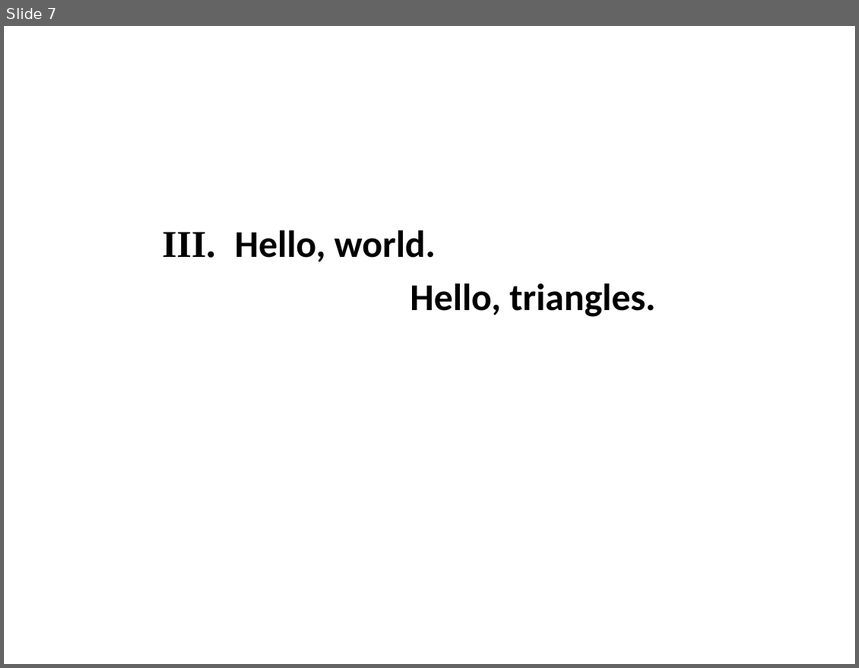
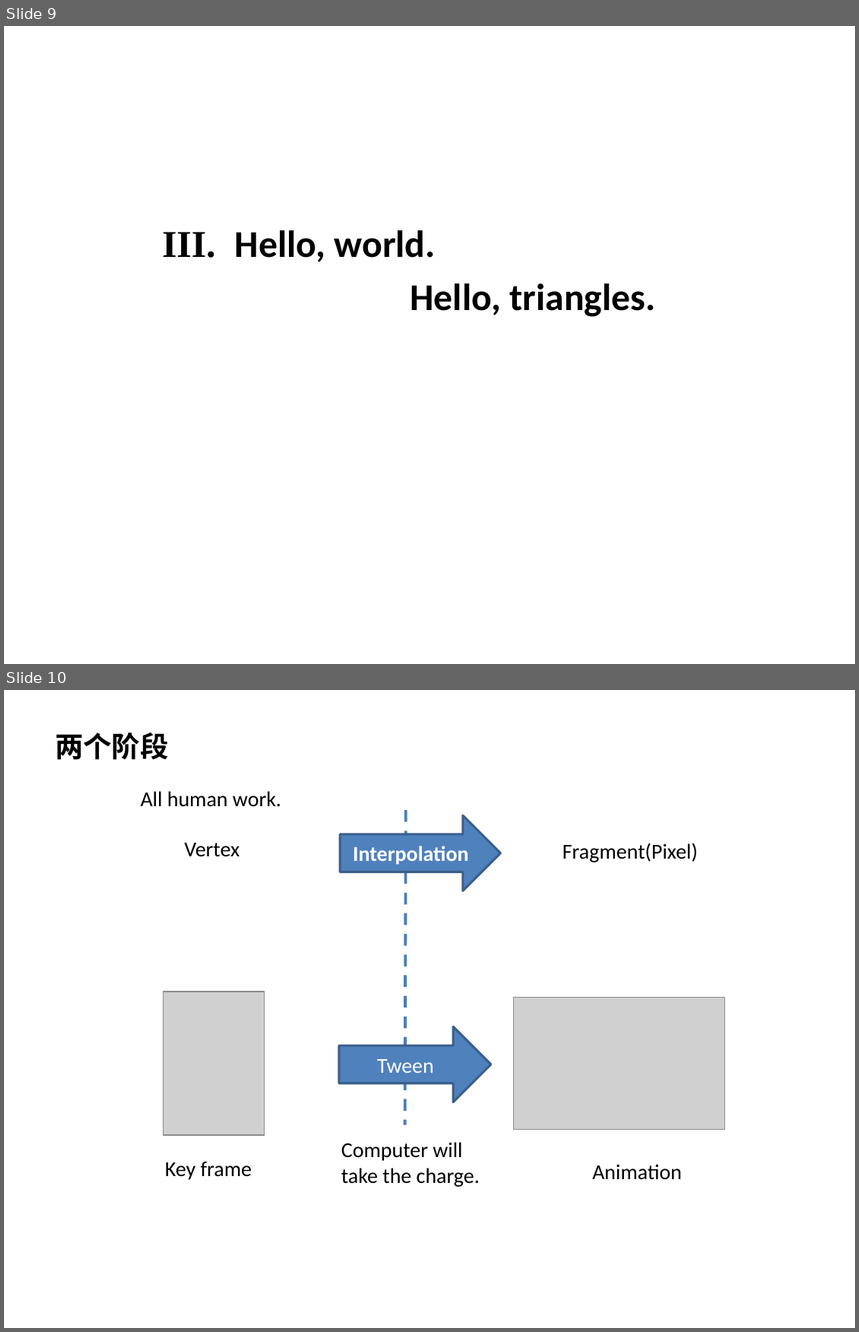
Before and after one commit to xiangaodielian/molehill-lab, a slide deck: notes/演示文稿1.pptx. Shown one above the other, each under a label of ours: slide 7 before the commit, slides 9 and 10 after it. The pictures are 859x668 and 859x1332 pixels, drawn with LibreOffice and Linux fonts; fonts in the diff are those of the drawing; grey boxes stand for pictures; background and template pictures are left out. Boxes give left, top, right and bottom in pixels: in the first picture for what was removed or moved away, otherwise in the second. Text is boxed around its words. In the diff, an @@ line names an element or a change of style, - is before the commit and + after.

```diff
--- a/notes/演示文稿1.pptx
+++ b/notes/演示文稿1.pptx
@@ slide 10 added at bbox=[4, 690, 855, 1328], background picture (left out) @@
@@ text added at bbox=[55, 733, 168, 760], 24 pt, text #000000, bold @@
+两个阶段
@@ text added at bbox=[141, 791, 281, 807], 18 pt, text #000000 @@
+All human work.
@@ right arrow added at bbox=[340, 815, 501, 891], fill #4F81BD, outline #3A5F8C 2 pt, 18 pt, text #FFFFFF, bold @@
+Interpolation
@@ line added from (406, 810) to (405, 1125), #4B7EBC 2.5 pt dashed @@
@@ text added at bbox=[184, 843, 240, 856], 18 pt, text #000000 @@
+Vertex
@@ text added at bbox=[563, 843, 698, 863], 18 pt, text #000000 @@
+Fragment(Pixel)
@@ picture added at bbox=[163, 992, 265, 1136] @@
@@ picture added at bbox=[514, 997, 725, 1129] @@
@@ right arrow added at bbox=[339, 1027, 491, 1103], fill #4F81BD, outline #3A5F8C 2 pt, 18 pt, text #FFFFFF @@
+Tween
@@ text added at bbox=[341, 1142, 480, 1187], 18 pt, text #000000 @@
+Computer will
+take the charge.
@@ text added at bbox=[165, 1161, 252, 1180], 18 pt, text #000000 @@
+Key frame
@@ text added at bbox=[592, 1164, 682, 1180], 18 pt, text #000000 @@
+Animation
@@ what was slide 7 is now slide 9 @@
```
Also in this commit, not shown: 1 slide changed, 6 other slides added, 2 slides removed.
